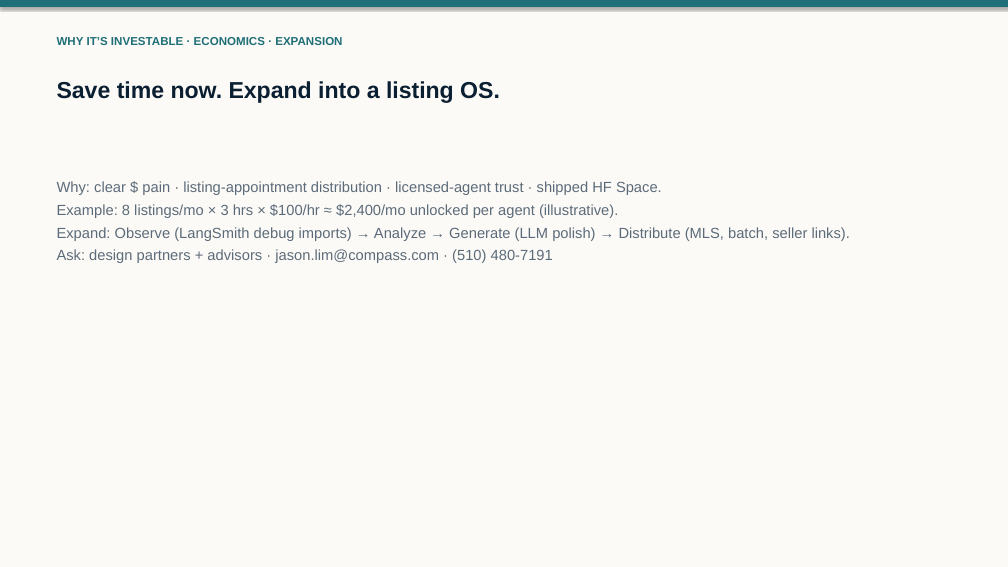
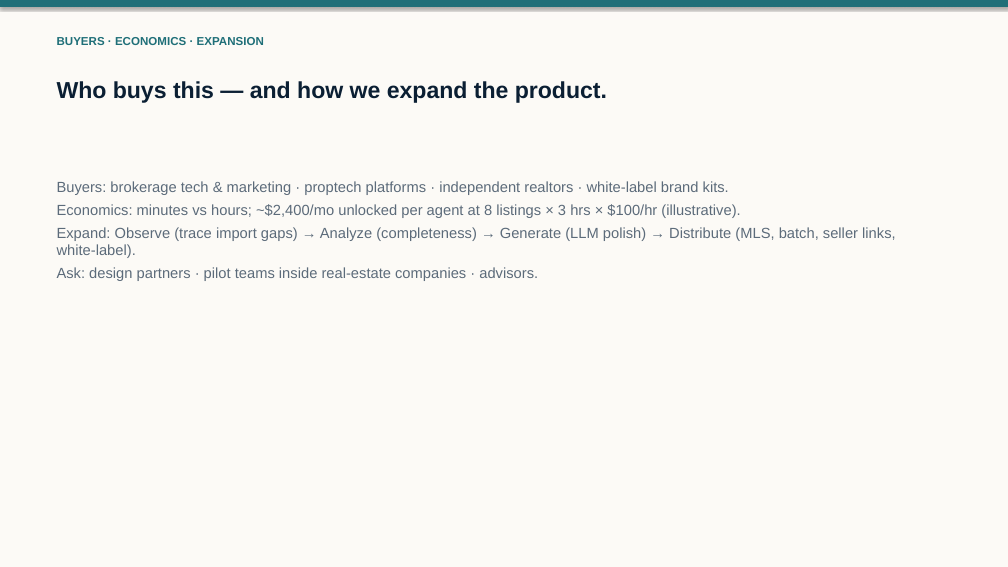
Before and after one commit to jhhlim/LLMFundamentals, a slide deck: slide 3 of Jason_Lim_Project_Notes_Demo_10min_VC_Pitch.pptx. Drawn at 1008x567 pixels with LibreOffice and Linux fonts; fonts in the diff are those of the drawing. Boxes give left, top, right and bottom in pixels: in the first picture for what was removed or moved away, otherwise in the second. Text is boxed around its words. In the diff, an @@ line names an element or a change of style, - is before the commit and + after.

```diff
--- a/Jason_Lim_Project_Notes_Demo_10min_VC_Pitch.pptx
+++ b/Jason_Lim_Project_Notes_Demo_10min_VC_Pitch.pptx
@@ text at [57,37,264,45]: text changed @@
-WHY IT’S INVESTABLE · ECONOMICS · EXPANSION
+BUYERS · ECONOMICS · EXPANSION
@@ text at [57,81,607,103]: text changed @@
-Save time now. Expand into a listing OS.
+Who buys this — and how we expand the product.
@@ text at [57,181,896,281]: text changed @@
-Why: clear $ pain · listing-appointment distribution · licensed-agent trust · shipped HF Space.
-Example: 8 listings/mo × 3 hrs × $100/hr ≈ $2,400/mo unlocked per agent (illustrative).
-Expand: Observe (LangSmith debug imports) → Analyze → Generate (LLM polish) → Distribute (MLS, batch, seller links).
-Ask: design partners + advisors · jason.lim@compass.com · (510) 480-7191
+Buyers: brokerage tech & marketing · proptech platforms · independent realtors · white-label brand kits.
+Economics: minutes vs hours; ~$2,400/mo unlocked per agent at 8 listings × 3 hrs × $100/hr (illustrative).
+Expand: Observe (trace import gaps) → Analyze (completeness) → Generate (LLM polish) → Distribute (MLS, batch, seller links, white-label).
+Ask: design partners · pilot teams inside real-estate companies · advisors.
```
Also in this commit, not shown: 3 other slides changed, 4 other files.
